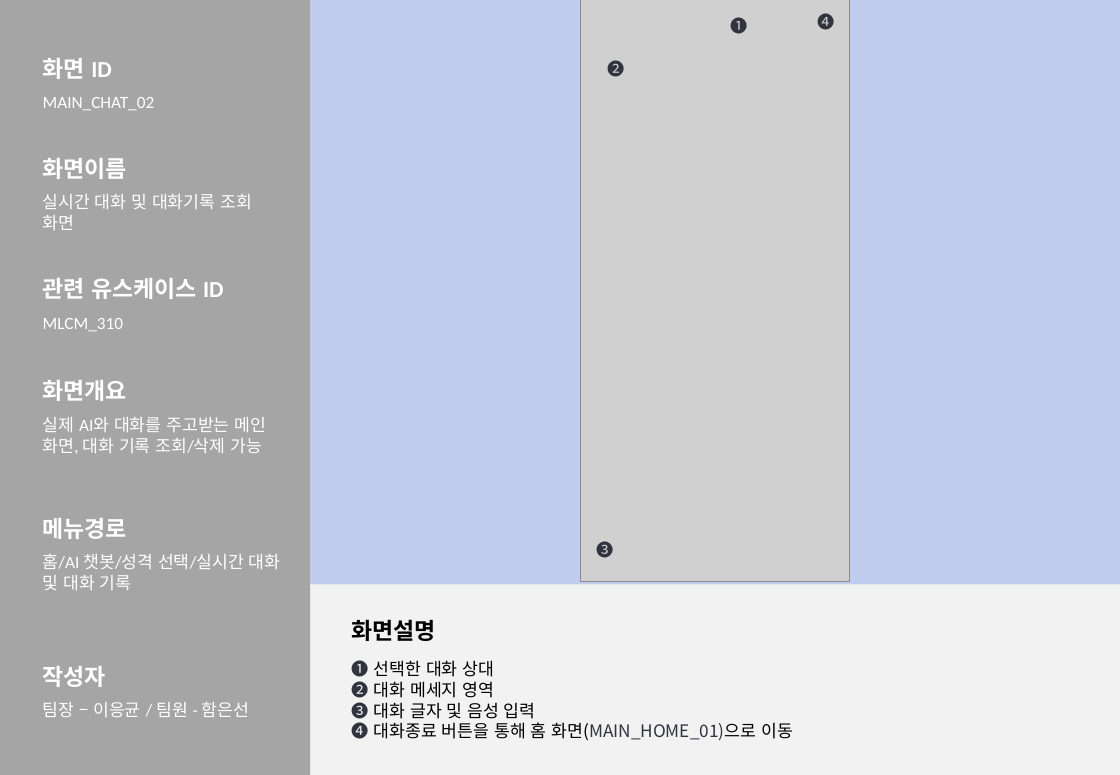
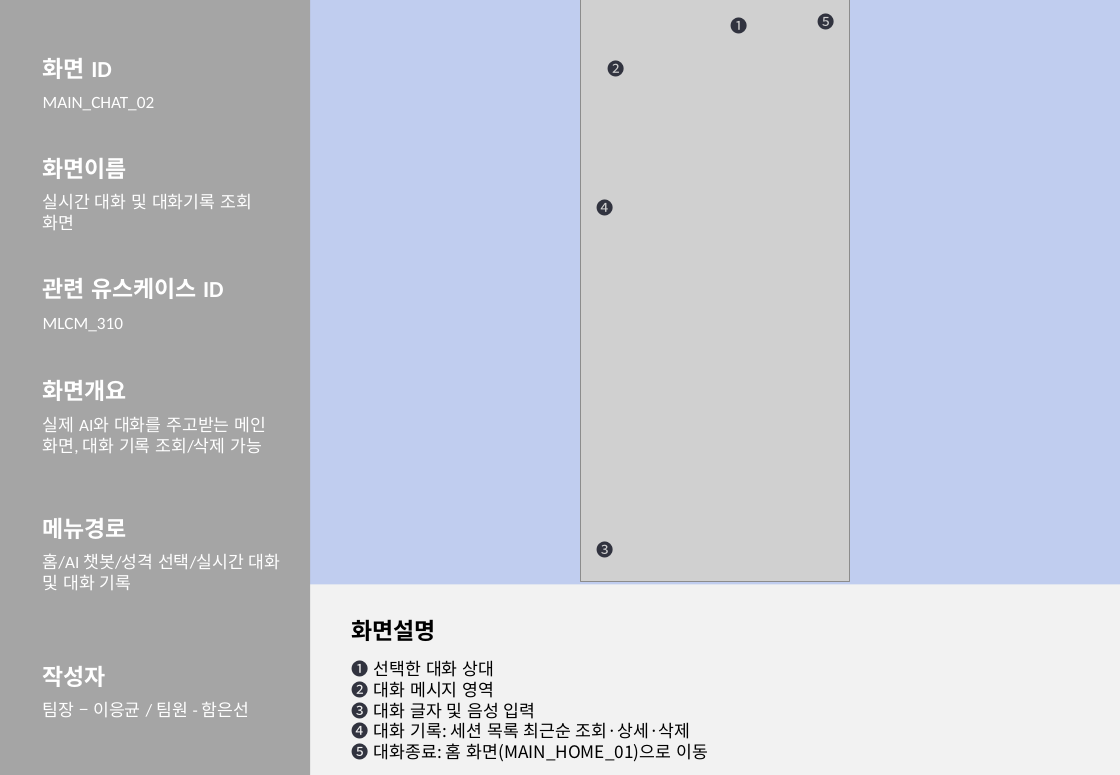
Before and after one commit to 2026-SMHRD-KDT-HealthCare-5/lisn, a slide deck: slide 13 of Documents/화면설계서_귀기울임.pptx. Drawn at 1120x775 pixels with LibreOffice and Linux fonts; fonts in the diff are those of the drawing; grey boxes stand for pictures. Boxes give left, top, right and bottom in pixels: in the first picture for what was removed or moved away, otherwise in the second. Text is boxed around its words. In the diff, an @@ line names an element or a change of style, - is before the commit and + after.

```diff
--- a/Documents/화면설계서_귀기울임.pptx
+++ b/Documents/화면설계서_귀기울임.pptx
@@ text added at box(817, 11, 834, 34), 12 pt, text #31333F @@
+❺
@@ text "❹": place and size @@
-text "❹" at box(817, 11, 834, 34)
+text "❹" at box(596, 196, 613, 219)
@@ text at box(352, 678, 495, 701): text changed @@
-❷ 대화 메세지 영역
+❷ 대화 메시지 영역
@@ text at box(352, 720, 708, 763): text changed @@
-❹ 대화종료 버튼을 통해 홈 화면(MAIN_HOME_01)으로 이동
+❹ 대화 기록: 세션 목록 최근순 조회·상세·삭제
+❺ 대화종료: 홈 화면(MAIN_HOME_01)으로 이동
```
Also in this commit, not shown: 2 other slides changed, 3 other files.
